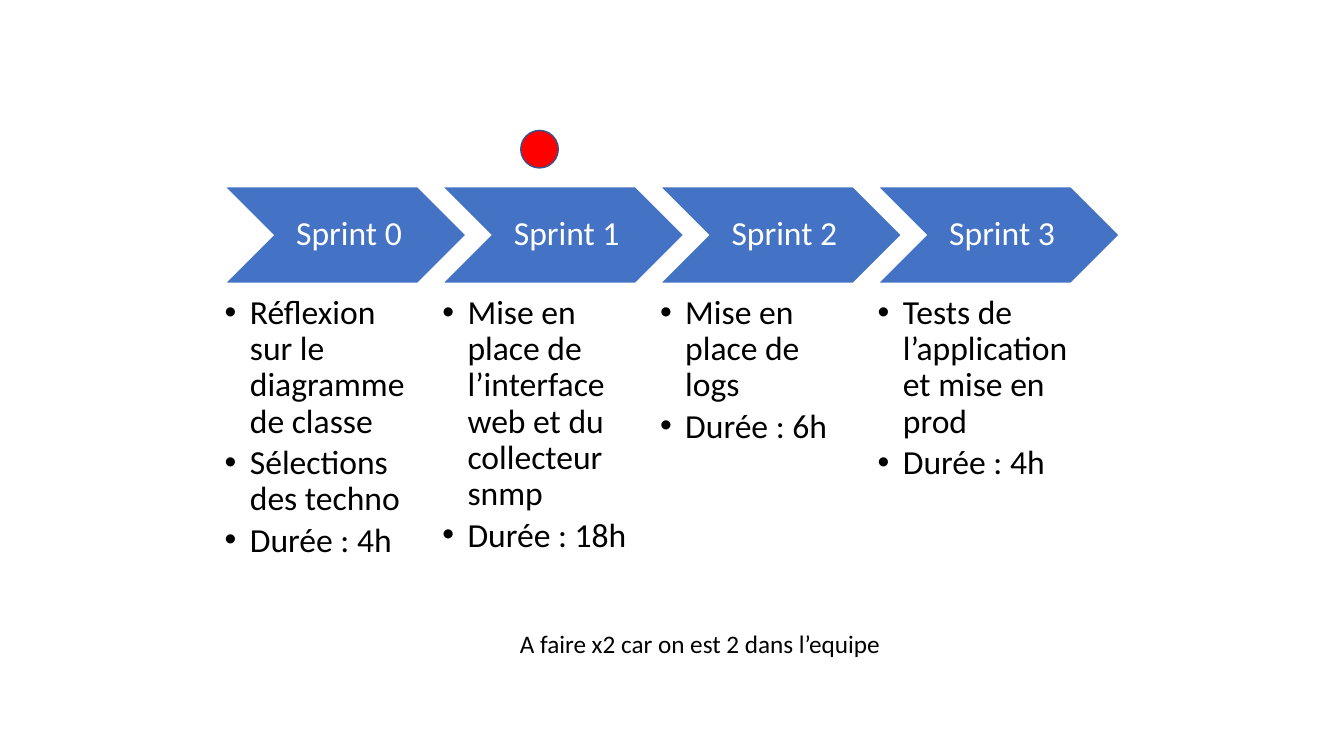
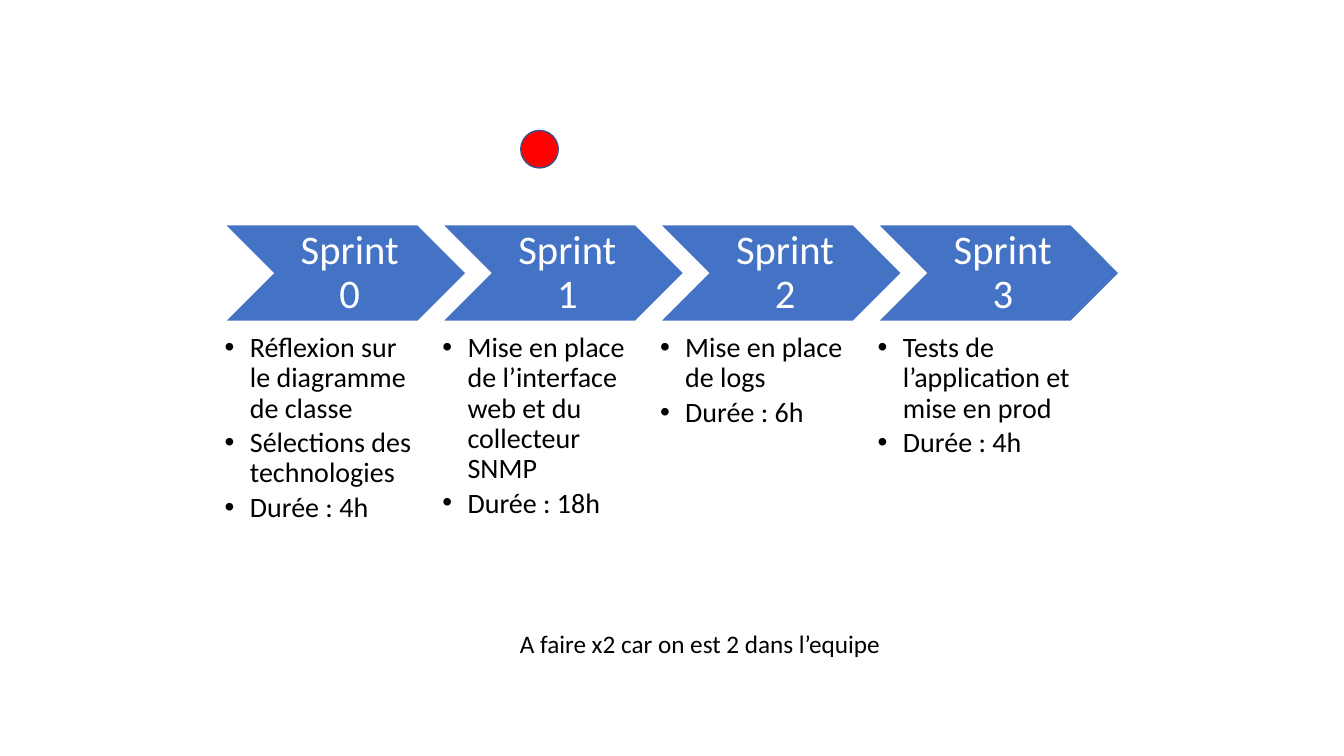
Before and after one commit to NicolasBoulard/Soup, a slide deck: slide 1 of Documentation/Sprint planning.pptx. Drawn at 1344x756 pixels with LibreOffice and Linux fonts; fonts in the diff are those of the drawing. Boxes give left, top, right and bottom in pixels: in the first picture for what was removed or moved away, otherwise in the second. Text is boxed around its words. In the diff, an @@ line names an element or a change of style, - is before the commit and + after.

```diff
--- a/Documentation/Sprint planning.pptx
+++ b/Documentation/Sprint planning.pptx
@@ 4 texts, 4 chevrons moved together from (x1=225, y1=187, x2=1120, y2=283) to (x1=225, y1=225, x2=1120, y2=322) @@
@@ size 24 to 29 pt; more space between paragraphs in 4 elements at (x1=301, y1=236, x2=399, y2=309), (x1=518, y1=236, x2=616, y2=308), (x1=736, y1=236, x2=834, y2=308), (x1=954, y1=236, x2=1052, y2=309) @@
@@ text "Réflexion sur le diagramme de ..." moved from (x1=250, y1=301, x2=405, y2=553) to (x1=250, y1=337, x2=411, y2=518) @@
@@ text at (x1=250, y1=337, x2=406, y2=518): size 24 to 20 pt in "Réflexion sur le diagramme de classe", "Durée : 4h" @@
@@ text "Mise en place de l’interface ..." moved from (x1=468, y1=301, x2=627, y2=548) to (x1=468, y1=337, x2=624, y2=514) @@
@@ text at (x1=468, y1=337, x2=624, y2=479): text changed; size 24 to 20 pt @@
-  • Mise en place de l’interface web et du collecteur snmp
+  • Mise en place de l’interface web et du collecteur SNMP
@@ text "Mise en place de logs" moved from (x1=685, y1=301, x2=827, y2=439) to (x1=685, y1=337, x2=842, y2=423) @@
@@ text "Mise en place de logs" at (x1=685, y1=337, x2=842, y2=423): size 24 to 20 pt @@
@@ text "Tests de l’application et mise ..." at (x1=903, y1=337, x2=1069, y2=453): size 24 to 20 pt @@
@@ text "Tests de l’application et mise ..." moved from (x1=903, y1=300, x2=1067, y2=475) to (x1=903, y1=337, x2=1069, y2=453) @@
@@ text at (x1=250, y1=432, x2=411, y2=487): text changed; size 24 to 20 pt @@
-  • Sélections des techno
+  • Sélections des technologies
@@ text at (x1=468, y1=493, x2=600, y2=514): size 24 to 20 pt in "Durée : 18h" @@
```
Also in this commit, not shown: 3 other slides changed, 1 slide added, 8 other files.
